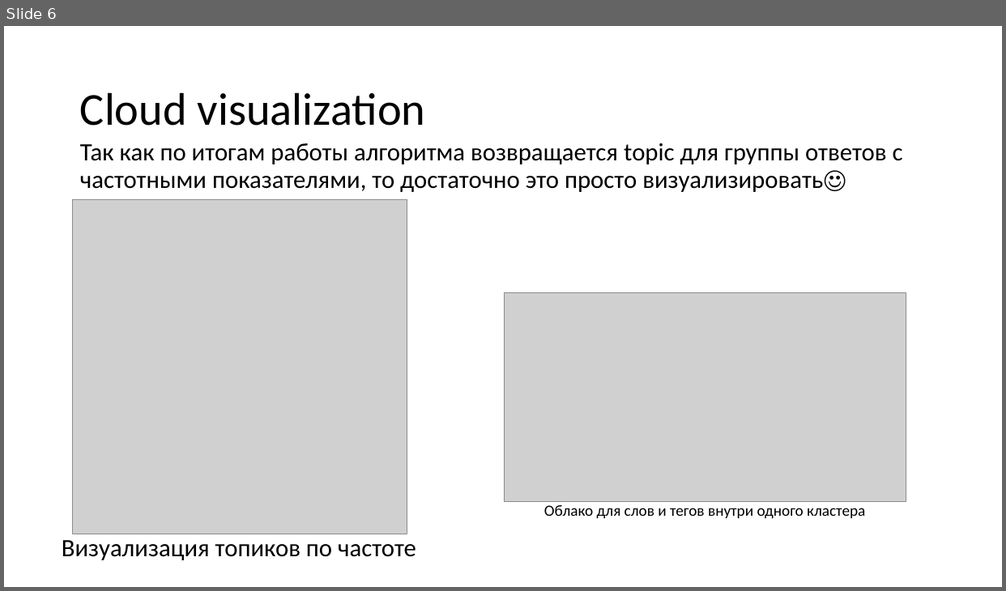
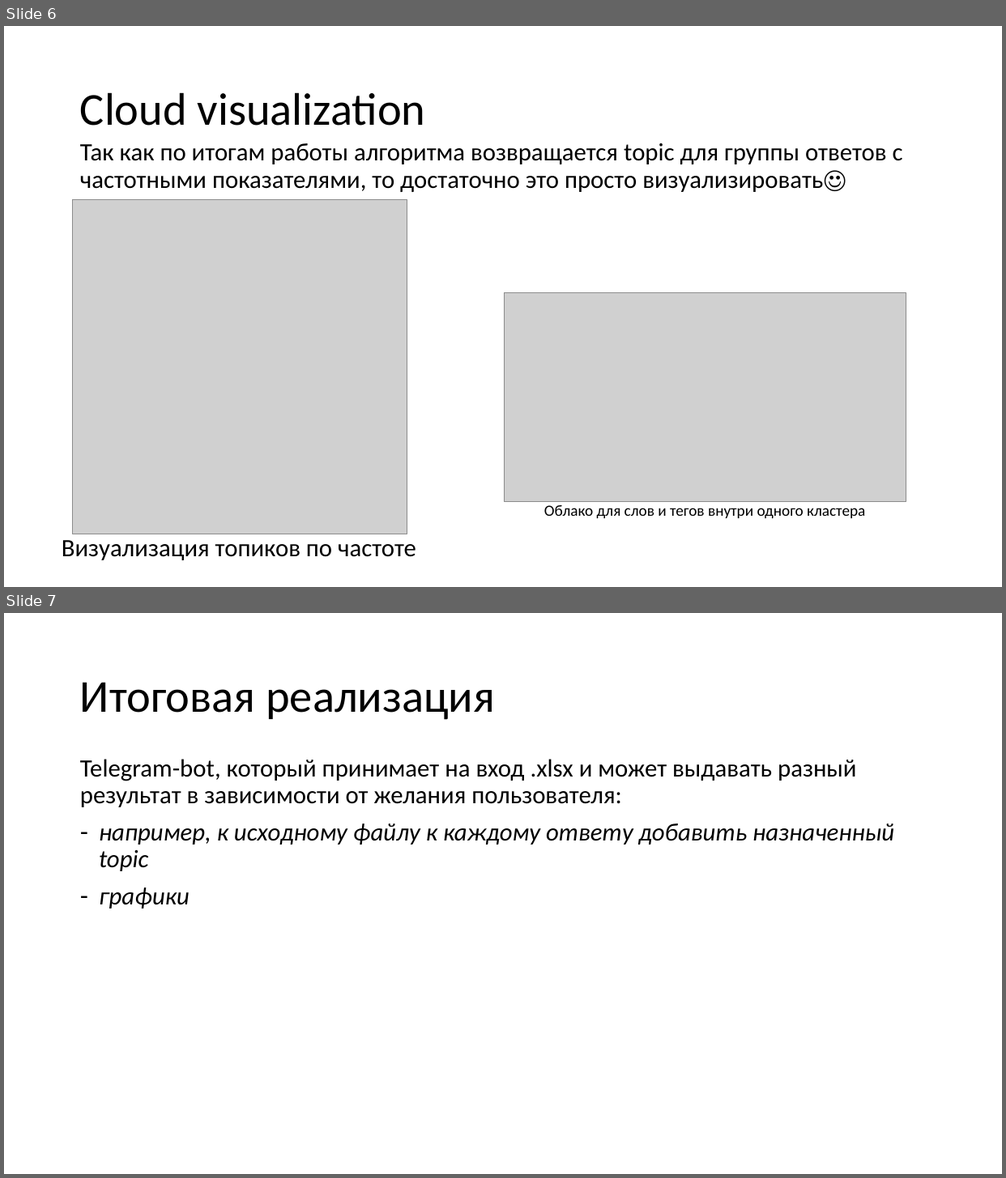
Before and after one commit to Adelaaas/it_hack_Rosatom, a slide deck: Хакатон «Шаг в карьеру.pptx. Shown one above the other, each under a label of ours: slide 6 before the commit, slides 6 and 7 after it. The pictures are 1006x591 and 1006x1178 pixels, drawn with LibreOffice and Linux fonts; fonts in the diff are those of the drawing; grey boxes stand for pictures. Boxes give left, top, right and bottom in pixels: in the first picture for what was removed or moved away, otherwise in the second. Text is boxed around its words. In the diff, an @@ line names an element or a change of style, - is before the commit and + after.

```diff
--- a/Хакатон «Шаг в карьеру.pptx
+++ b/Хакатон «Шаг в карьеру.pptx
@@ slide 7 added at (4, 613, 1002, 1174), background #FFFFFF @@
@@ title added at (80, 682, 495, 720), 44 pt, text #000000 @@
+Итоговая реализация
@@ text added at (80, 759, 894, 909), 24 pt, text #000000 @@
+Telegram-bot, который принимает на вход .xlsx и может выдавать разный результат в зависимости от желания пользователя:
+– например, к исходному файлу к каждому ответу добавить назначенный topic
+– графики
```
Also in this commit, not shown: 3 slides changed, 6 other files.
